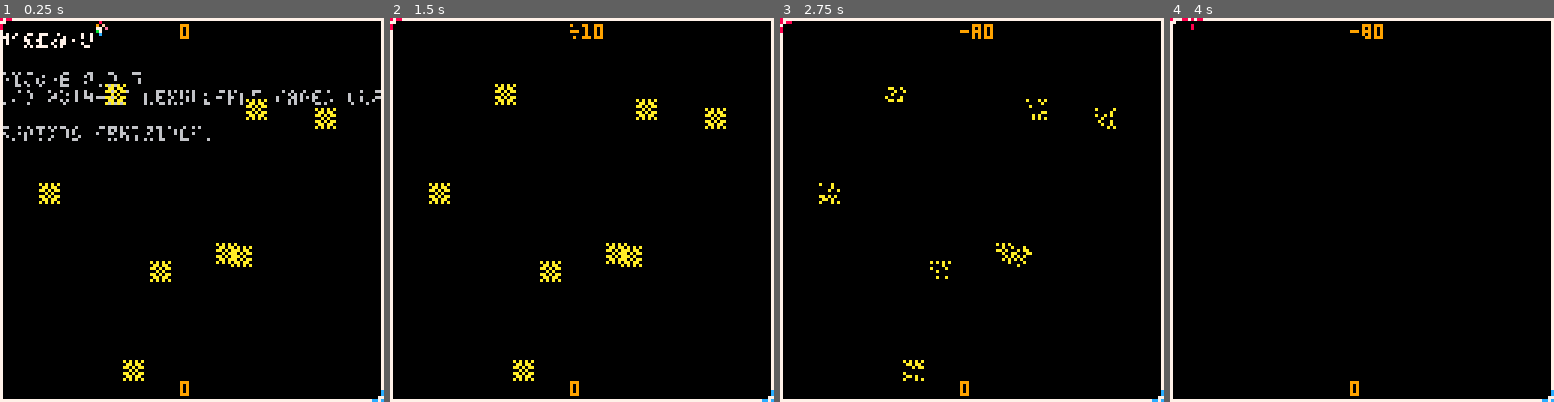
Above: before the commit, frames 1-4 (left to right).
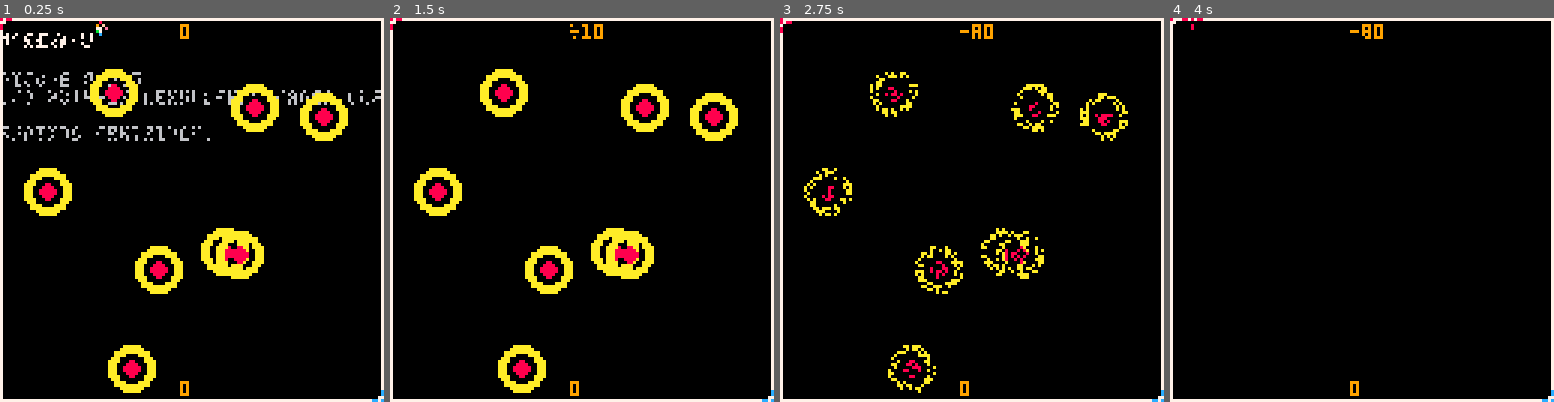
Above: after the commit, the same moments.

Repository: GerodruS/gj240120
Game: PICO-8 cartridge game.p8
Two runs of this game, one before a commit and one after it. Both use one fixed random seed, a clock stepped at 60 frames per second and the inputs below.
Inputs (mouse positions are in pixels of both pictures, inside the frame that each line leads up to):
- Up to frame 1 (0.25 s): no input
- Up to frame 2 (1.5 s): tap O (Z key) at 0.33, 0.7, 1.43 s; click (459, 121) at 0.67 s; tap X (X key) at 1.07 s; click (520, 267) at 1.22 s
- Up to frame 3 (2.75 s): click (975, 114) at 1.77 s; hold Left 1.97-2.37 s; tap X (X key) at 2.07, 2.4, 2.73 s; tap O (Z key) at 2.22 s; click (1037, 259) at 2.32 s; hold Down from 2.42 s (still down)
- Up to frame 4 (4 s): release Down at 2.82 s; click (1492, 106) at 2.87 s; hold Right 2.87-3.53 s; tap X (X key) at 3.07, 3.4, 3.73 s; tap O (Z key) at 3.1, 3.98 s; click (1254, 256) at 3.42 s; hold Up from 3.58 s (still down); click (1315, 102) at 3.97 s

The runs differ from the first frame. In frame 1, 7.2% of the frame differs, in the area x 6-91%, y 13-98%; in frame 2, 7.2%; in frame 3, 3.5%; in frame 4, nothing differs.

Commit message:
Added new targets

Diff:
--- a/game.p8
+++ b/game.p8
@@ -59,15 +59,16 @@
   if is_fire(i) then
    local target_to_remove
    for t=1,count(targets) do
-		  local dx=targets[t][1]-players[p][1]
-		  local dy=targets[t][2]-players[p][2]
+		  local dx=targets[t][1]-players[p][1]-0.5
+		  local dy=targets[t][2]-players[p][2]-0.5
 
 		  local plus_score=0
-		  if dx==0 and dy==0 then
+		  local d2=dx*dx+dy*dy
+		  if d2<9 then
 		   plus_score=10
-		  elseif abs(dx)<3 and abs(dy)<3 then
+		  elseif d2<25 then
 		   plus_score=4
-		  elseif abs(dx)<4 and abs(dy)<4 then
+		  elseif d2<64 then
 		   plus_score=1
 		  end
 
@@ -104,7 +105,8 @@
 
  if show_targets then
 	 for i=1,count(targets) do
-	  spr(6,targets[i][1]-player_offset,targets[i][2]-player_offset)
+--	  spr(6,targets[i][1]-player_offset,targets[i][2]-player_offset)
+	  map(16,0,targets[i][1]-8,targets[i][2]-8)
 	 end
  end
 
@@ -176,22 +178,22 @@
  }
 end
 __gfx__
-0000000000080000000c0000077777777777777777777777a0a0a0a0000000000000000000000000000000000000000000000000000000000000000000000000
-0000000000080000000c00007700000000000000000000070aa0aa00000000000000000000000000000000000000000000000000000000000000000000000000
-007007000000000000000000700000000000000000000007aa0a0aa0000000000000000000000000000000000000000000000000000000000000000000000000
-0007700088080880cc0c0cc070000000000000000000000700a0a000000000000000000000000000000000000000000000000000000000000000000000000000
-000770000000000000000000700000000000000000000007aa0a0aa0000000000000000000000000000000000000000000000000000000000000000000000000
-0070070000080000000c00007000000000000000000000070aa0aa00000000000000000000000000000000000000000000000000000000000000000000000000
-0000000000080000000c0000700000000000000000000007a0a0a0a0000000000000000000000000000000000000000000000000000000000000000000000000
-00000000000000000000000070000000000000000000000700000000000000000000000000000000000000000000000000000000000000000000000000000000
-00000000000000000000000070000000000000000000000700000000000000000000000000000000000000000000000000000000000000000000000000000000
-00000000000000000000000070000000000000000000000700000000000000000000000000000000000000000000000000000000000000000000000000000000
-00000000000000000000000070000000000000000000000700000000000000000000000000000000000000000000000000000000000000000000000000000000
-00000000000000000000000070000000000000000000000700000000000000000000000000000000000000000000000000000000000000000000000000000000
-00000000000000000000000070000000000000000000000700000000000000000000000000000000000000000000000000000000000000000000000000000000
-00000000000000000000000070000000000000000000000700000000000000000000000000000000000000000000000000000000000000000000000000000000
-00000000000000000000000070000000000000000000000700000000000000000000000000000000000000000000000000000000000000000000000000000000
-00000000000000000000000070000000000000000000000700000000000000000000000000000000000000000000000000000000000000000000000000000000
+0000000000080000000c0000077777777777777777777777a0a0a0a000000aaaaaa0000000000000000000000000000000000000000000000000000000000000
+0000000000080000000c00007700000000000000000000070aa0aa000000aaaaaaaa000000000000000000000000000000000000000000000000000000000000
+007007000000000000000000700000000000000000000007aa0a0aa000aaaaaaaaaaaa0000000000000000000000000000000000000000000000000000000000
+0007700088080880cc0c0cc070000000000000000000000700a0a00000aaaa0000aaaa0000000000000000000000000000000000000000000000000000000000
+000770000000000000000000700000000000000000000007aa0a0aa00aaa00000000aaa000000000000000000000000000000000000000000000000000000000
+0070070000080000000c00007000000000000000000000070aa0aa00aaaa00088000aaaa00000000000000000000000000000000000000000000000000000000
+0000000000080000000c0000700000000000000000000007a0a0a0a0aaa0008888000aaa00000000000000000000000000000000000000000000000000000000
+00000000000000000000000070000000000000000000000700000000aaa0088888800aaa00000000000000000000000000000000000000000000000000000000
+00000000000000000000000070000000000000000000000700000000aaa0088888800aaa00000000000000000000000000000000000000000000000000000000
+00000000000000000000000070000000000000000000000700000000aaa0008888000aaa00000000000000000000000000000000000000000000000000000000
+00000000000000000000000070000000000000000000000700000000aaaa00088000aaaa00000000000000000000000000000000000000000000000000000000
+000000000000000000000000700000000000000000000007000000000aaa00000000aaa000000000000000000000000000000000000000000000000000000000
+0000000000000000000000007000000000000000000000070000000000aaaa0000aaaa0000000000000000000000000000000000000000000000000000000000
+0000000000000000000000007000000000000000000000070000000000aaaaaaaaaaaa0000000000000000000000000000000000000000000000000000000000
+000000000000000000000000700000000000000000000007000000000000aaaaaaaa000000000000000000000000000000000000000000000000000000000000
+0000000000000000000000007000000000000000000000070000000000000aaaaaa0000000000000000000000000000000000000000000000000000000000000
 00000000000000000000000070000000000000000000000700000000000000000000000000000000000000000000000000000000000000000000000000000000
 00000000000000000000000070000000000000000000000700000000000000000000000000000000000000000000000000000000000000000000000000000000
 00000000000000000000000070000000000000000000000700000000000000000000000000000000000000000000000000000000000000000000000000000000
@@ -331,8 +333,8 @@
 
 
 __map__
-0304040404040404040404040404040500000000000000000000000000000000000000000000000000000000000000000000000000000000000000000000000000000000000000000000000000000000000000000000000000000000000000000000000000000000000000000000000000000000000000000000000000000000
-1300000000000000000000000000001500000000000000000000000000000000000000000000000000000000000000000000000000000000000000000000000000000000000000000000000000000000000000000000000000000000000000000000000000000000000000000000000000000000000000000000000000000000
+0304040404040404040404040404040507080000000000000000000000000000000000000000000000000000000000000000000000000000000000000000000000000000000000000000000000000000000000000000000000000000000000000000000000000000000000000000000000000000000000000000000000000000
+1300000000000000000000000000001517180000000000000000000000000000000000000000000000000000000000000000000000000000000000000000000000000000000000000000000000000000000000000000000000000000000000000000000000000000000000000000000000000000000000000000000000000000
 1300000000000000000000000000001500000000000000000000000000000000000000000000000000000000000000000000000000000000000000000000000000000000000000000000000000000000000000000000000000000000000000000000000000000000000000000000000000000000000000000000000000000000
 1300000000000000000000000000001500000000000000000000000000000000000000000000000000000000000000000000000000000000000000000000000000000000000000000000000000000000000000000000000000000000000000000000000000000000000000000000000000000000000000000000000000000000
 1300000000000000000000000000001500000000000000000000000000000000000000000000000000000000000000000000000000000000000000000000000000000000000000000000000000000000000000000000000000000000000000000000000000000000000000000000000000000000000000000000000000000000
